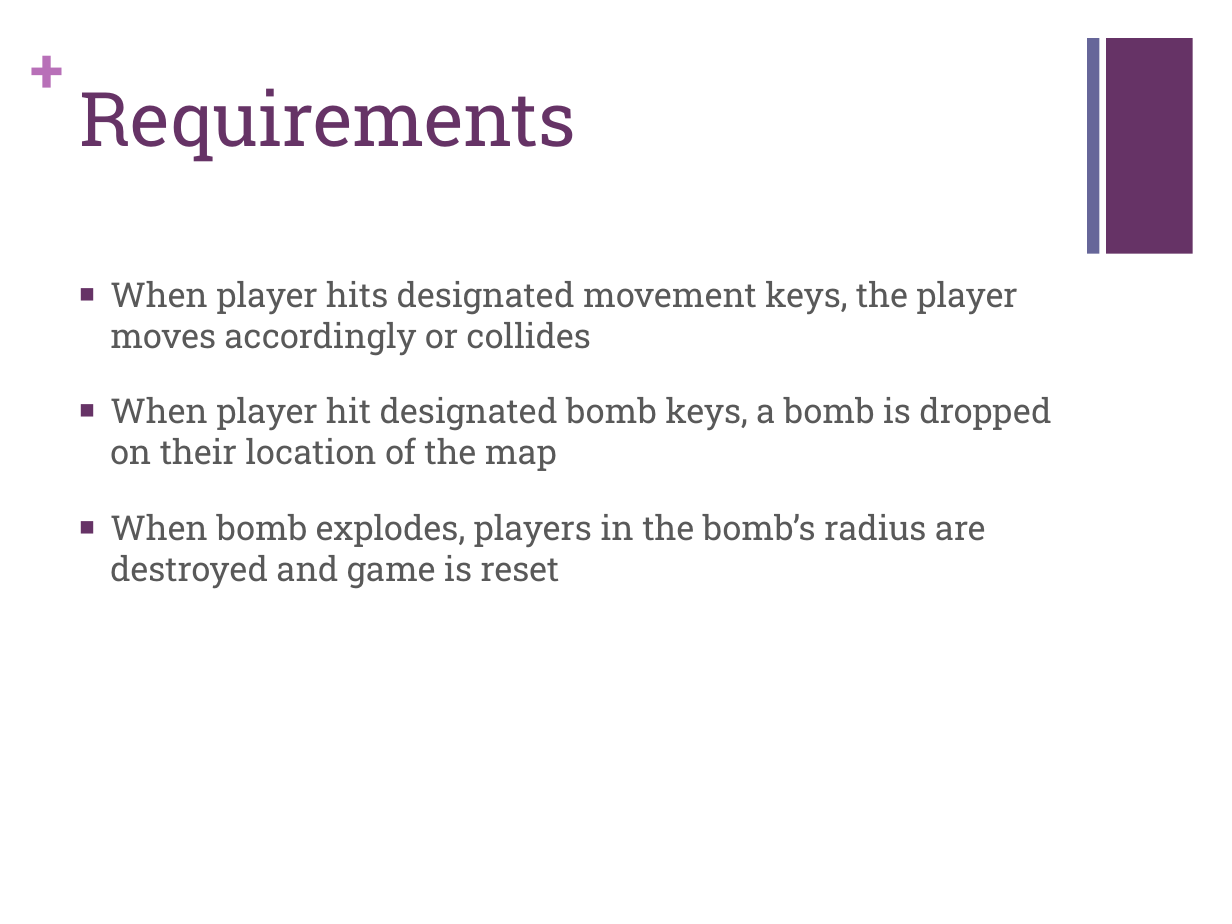
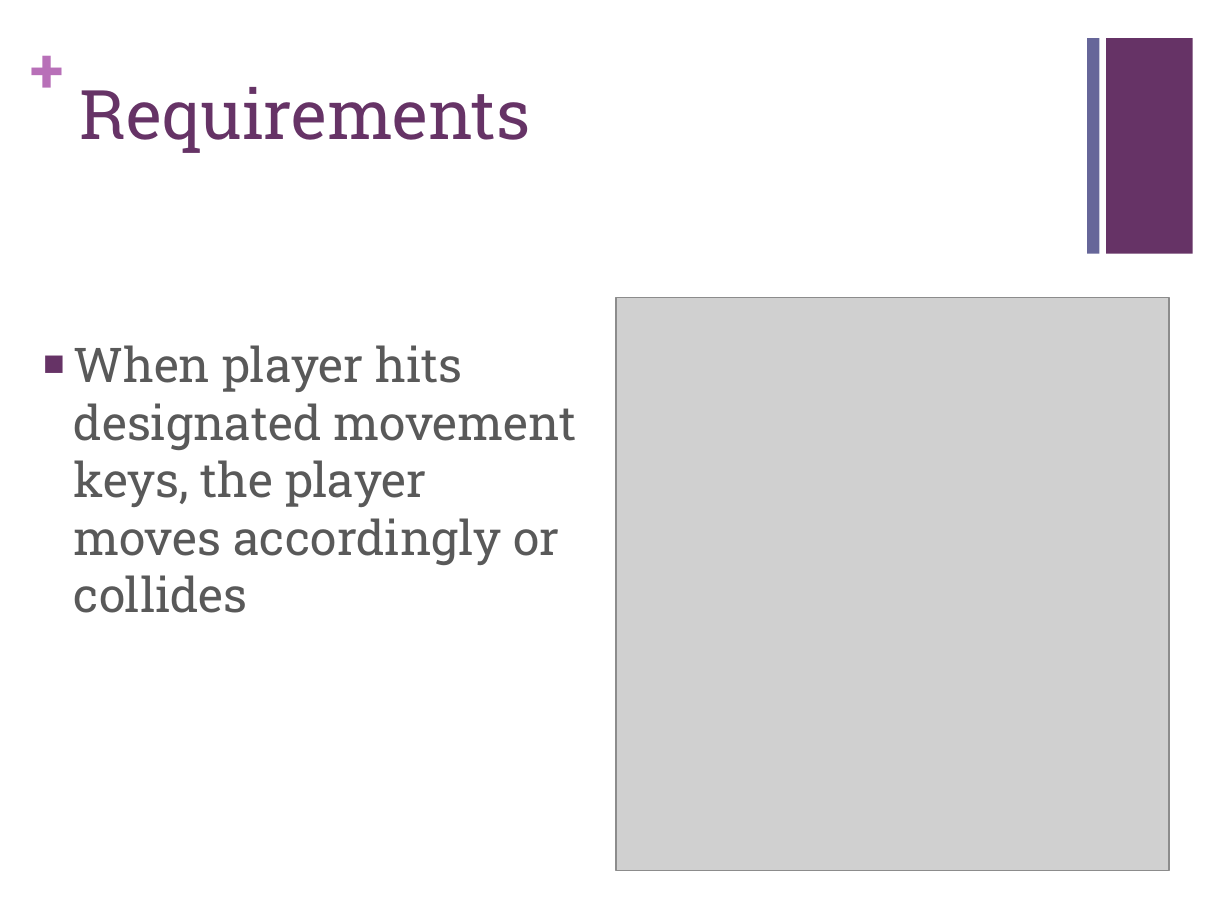
Before and after one commit to juangonzalez/Juan, a slide deck: slide 3 of BomberJuan.pptx. Drawn at 1232x924 pixels with LibreOffice and Linux fonts; fonts in the diff are those of the drawing; grey boxes stand for pictures. Boxes give left, top, right and bottom in pixels: in the first picture for what was removed or moved away, otherwise in the second. Text is boxed around its words. In the diff, an @@ line names an element or a change of style, - is before the commit and + after.

```diff
--- a/BomberJuan.pptx
+++ b/BomberJuan.pptx
@@ title "Requirements" at bbox=[79, 87, 530, 153]: size 44 to 40 pt @@
@@ picture added at bbox=[616, 298, 1169, 871] @@
@@ text "When player hits designated movement ...": place and size @@
-text "When player hits designated movement ..." at bbox=[110, 281, 1052, 589]
+text "When player hits designated movement ..." at bbox=[74, 345, 576, 613]
@@ text "When player hits designated movement ..." at bbox=[74, 345, 576, 613]: size 20 to 28 pt @@
@@ text at bbox=[110, 397, 1052, 589]: paragraphs removed @@
-■ When player hit designated bomb keys, a bomb is dropped on their location of the map
-■ When bomb explodes, players in the bomb’s radius are destroyed and game is reset
```
Also in this commit, not shown: 5 other slides changed, 3 slides added, 3 other files.
